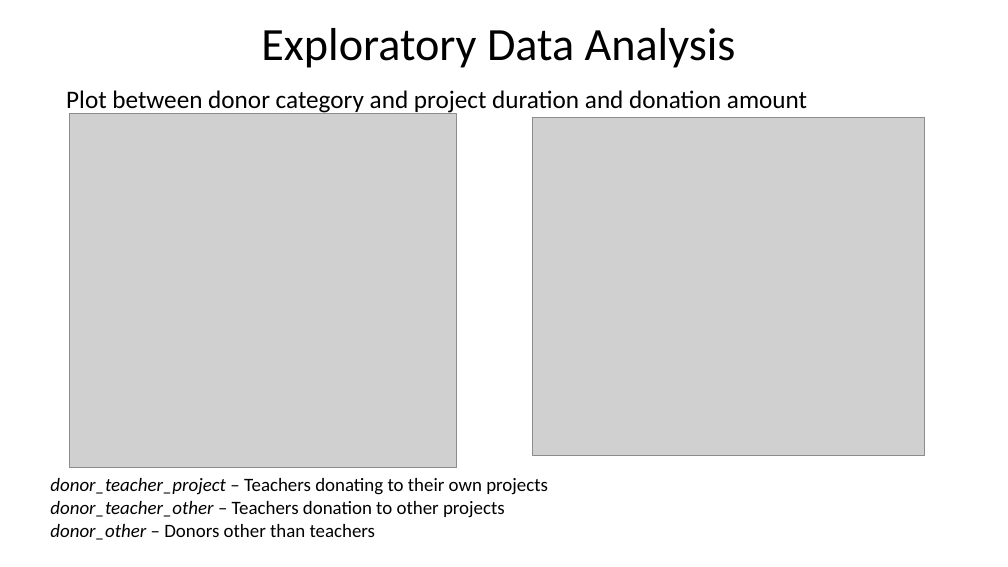
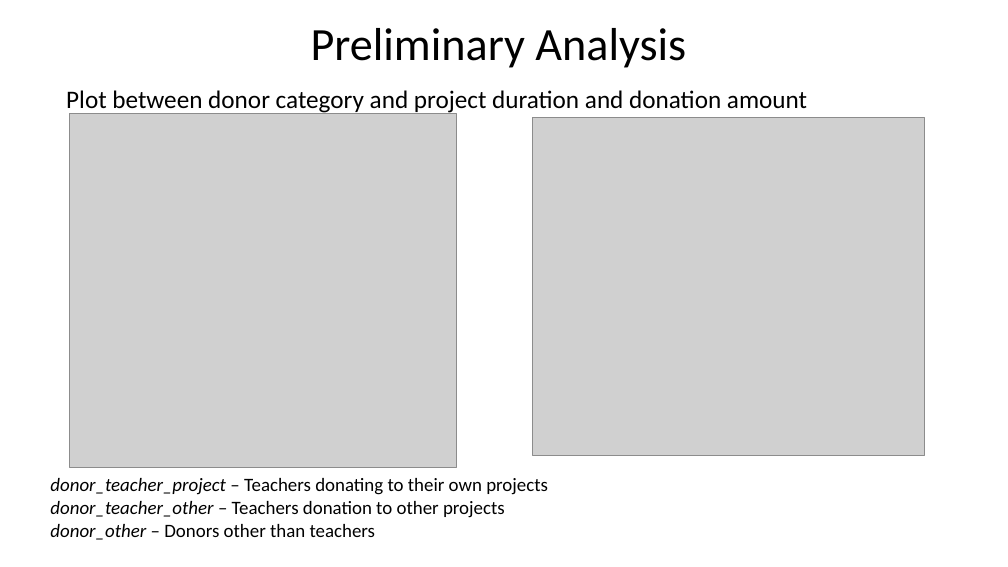
Before and after one commit to Naveed1842/data-science-intensive-2, a slide deck: slide 11 of Donor-Choose-Project/CapstoneProject_Slides.pptx (slide 13 before the commit). Drawn at 1008x567 pixels with LibreOffice and Linux fonts; fonts in the diff are those of the drawing; grey boxes stand for pictures. Boxes give left, top, right and bottom in pixels: in the first picture for what was removed or moved away, otherwise in the second. Text is boxed around its words. In the diff, an @@ line names an element or a change of style, - is before the commit and + after.

```diff
--- a/Donor-Choose-Project/CapstoneProject_Slides.pptx
+++ b/Donor-Choose-Project/CapstoneProject_Slides.pptx
@@ title at (311, 28, 686, 68): text changed @@
-Exploratory Data Analysis
+Preliminary Analysis
```
Also in this commit, not shown: 9 other slides changed, 1 slide added, 2 other files.
